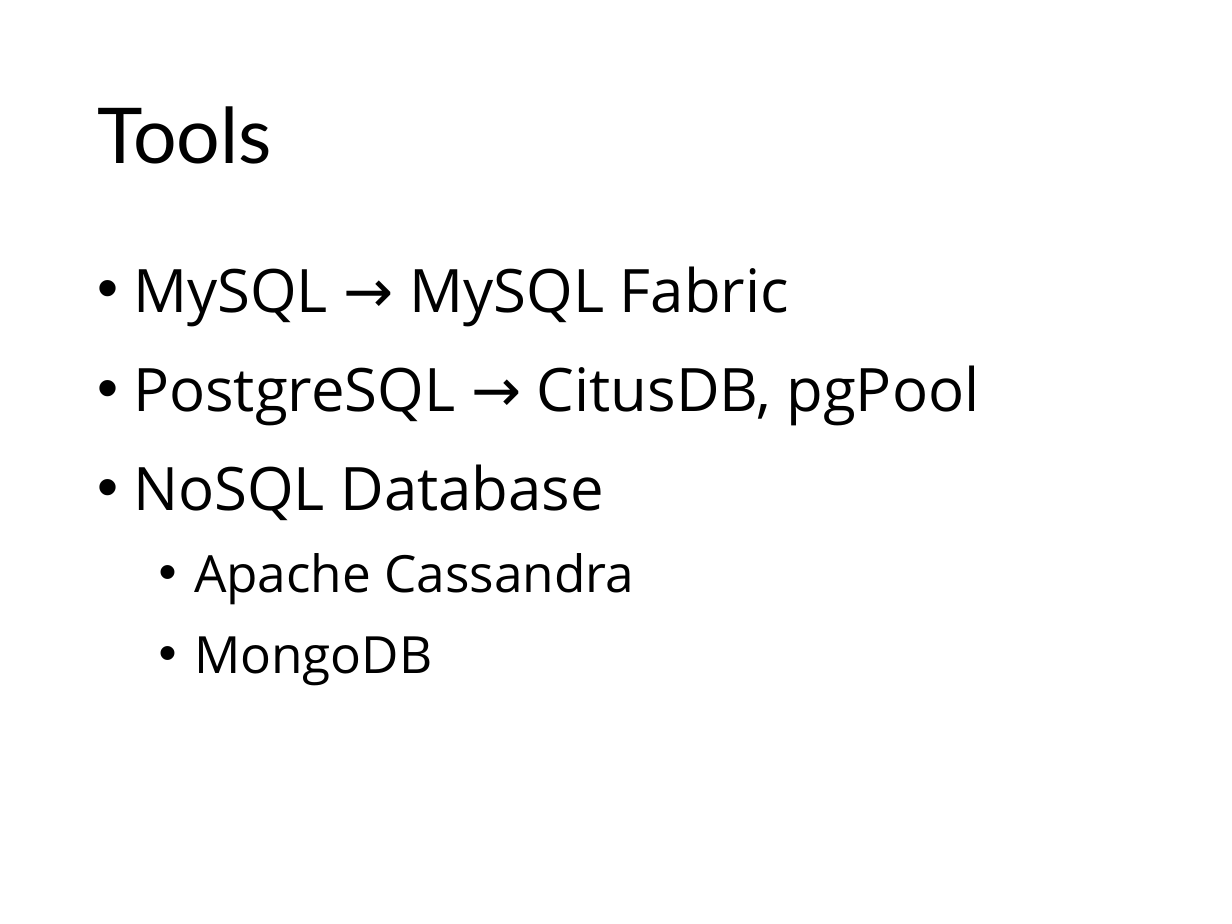
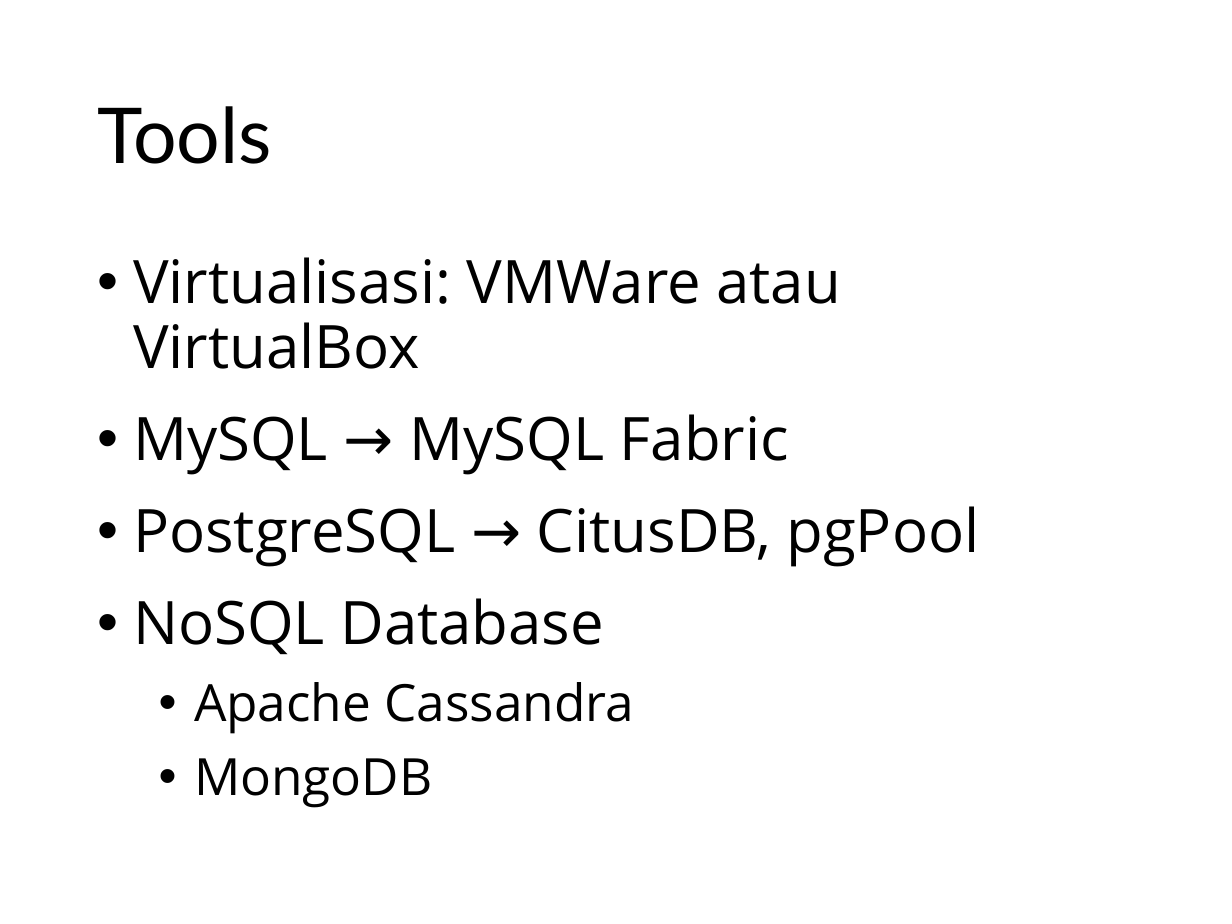
Before and after one commit to munif/distributed-database, a slide deck: slide 7 of 161702/docs/01. Distributed Database.pptx. Drawn at 1232x924 pixels with LibreOffice and Linux fonts; fonts in the diff are those of the drawing. Boxes give left, top, right and bottom in pixels: in the first picture for what was removed or moved away, otherwise in the second. Text is boxed around its words. In the diff, an @@ line names an element or a change of style, - is before the commit and + after.

```diff
--- a/161702/docs/01. Distributed Database.pptx
+++ b/161702/docs/01. Distributed Database.pptx
@@ text at <box>133,257,840,369</box>: paragraph added @@
+• Virtualisasi: VMWare atau VirtualBox
@@ text at <box>133,414,980,808</box>: line spacing 1 to 0.9 @@
```
Also in this commit, not shown: 2 other slides changed, 2 slides added.
